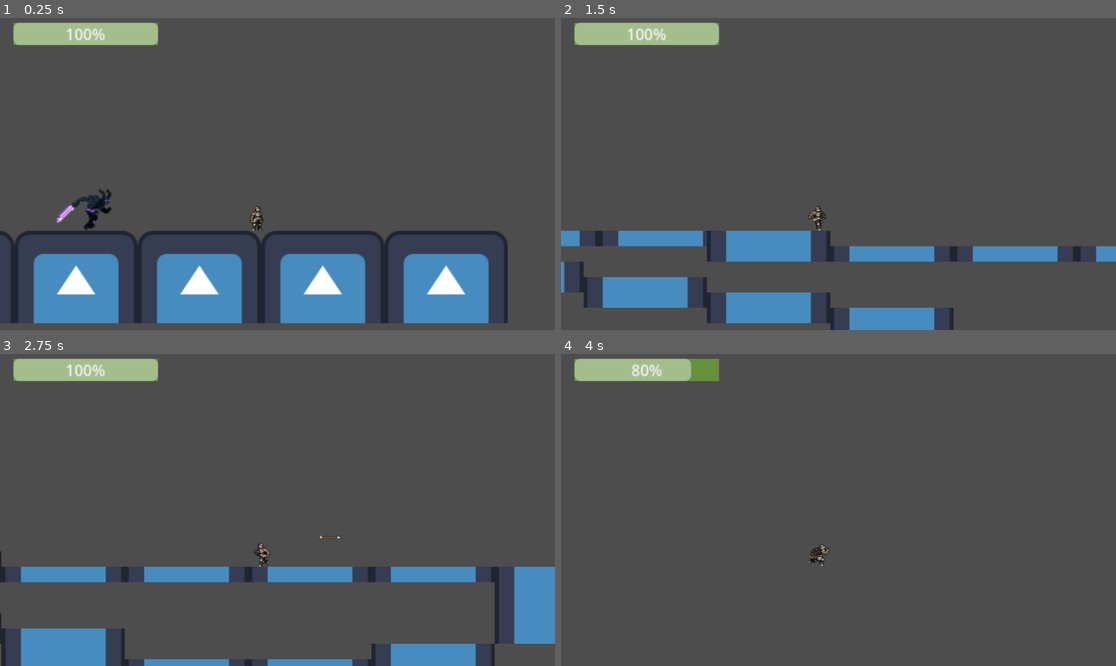
Above: before the commit, frames 1-4 (two rows, left to right).
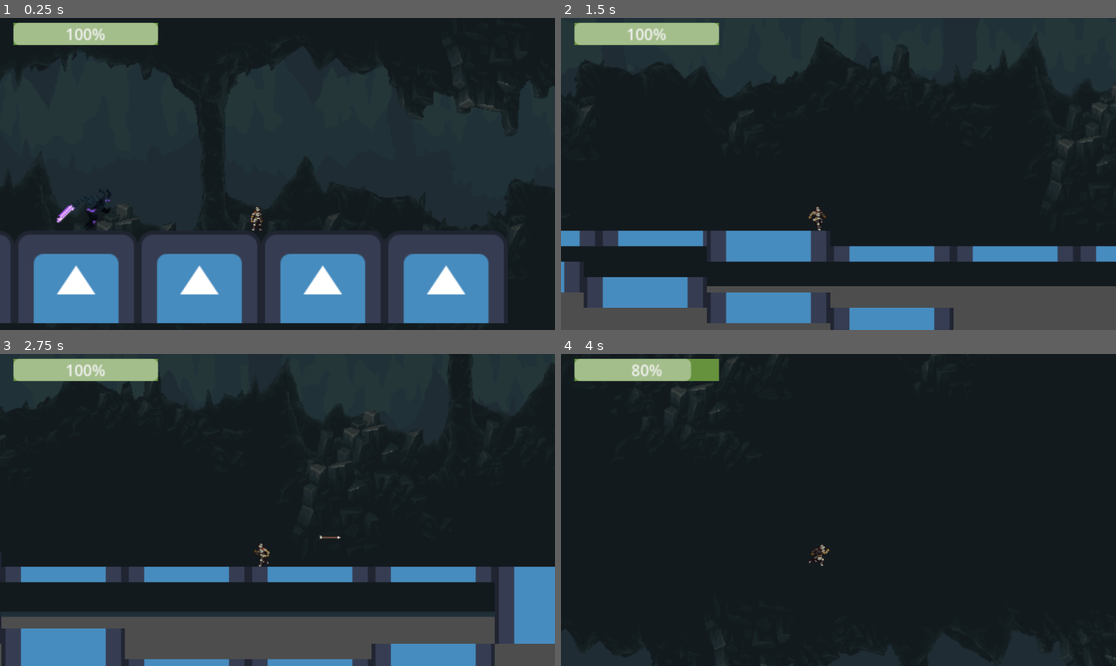
Above: after the commit, the same moments.

Repository: Xenon480/IST-Assignment-4
Game: Godot game, scene res://Level1.tscn
Two runs of this game, one before a commit and one after it. Both use one fixed random seed, a clock stepped at 60 frames per second and the inputs below. The engine's default icon, where the game draws it, is replaced by a stand-in: a white triangle on a blue panel in a dark square.
Inputs (mouse positions are in pixels of both pictures, inside the frame that each line leads up to):
- Up to frame 1 (0.25 s): no input
- Up to frame 2 (1.5 s): move the mouse to (960, 158) at 0.52 s; hold D (move_right) from 0.53 s (still down); tap E (Dash) at 0.6 s; tap Space (jump) at 0.77 s; move the mouse to (727, 189) at 1.27 s; click (727, 189) at 1.35 s
- Up to frame 3 (2.75 s): tap Space (jump) at 1.52 s; move the mouse to (333, 441) at 2.02 s; release D (move_right) at 2.03 s; hold A (move_left) from 2.03 s (still down); tap F (Parry) at 2.1 s
- Up to frame 4 (4 s): move the mouse to (810, 572) at 2.77 s; release A (move_left) at 2.78 s; hold D (move_right) from 2.78 s (still down); tap C (slide) at 2.85 s; tap Space (jump) at 3.02, 3.77 s; move the mouse to (1005, 556) at 3.52 s; tap E (Dash) at 3.6 s

The runs differ from the first frame. In frame 1, 71% of the frame differs, in the area x 0-100%, y 0-100%; in frame 2, 77%; in frame 3, 76%; in frame 4, 98%.

Commit message:
paralalx

Diff:
--- a/ist-assignment/Level1.tscn
+++ b/ist-assignment/Level1.tscn
@@ -1,9 +1,12 @@
-[gd_scene load_steps=5 format=3 uid="uid://daxm737snsble"]
+[gd_scene load_steps=8 format=3 uid="uid://daxm737snsble"]
 
 [ext_resource type="PackedScene" uid="uid://drjj30mex81by" path="res://Tilemap.tscn" id="2_86dq5"]
 [ext_resource type="PackedScene" uid="uid://b6ky51hpnw00j" path="res://Swordman.tscn" id="4_wycpy"]
 [ext_resource type="PackedScene" uid="uid://benrwa8mmy06w" path="res://character_body_2d.tscn" id="5_1mo3v"]
+[ext_resource type="Texture2D" uid="uid://cbimvvqed7pd1" path="res://CAVE ASSETS/background1.png" id="5_7ljh2"]
 [ext_resource type="PackedScene" uid="uid://bv4yquhcrcg6u" path="res://Archer.tscn" id="5_584uq"]
+[ext_resource type="Texture2D" uid="uid://b8cbo0lne5gy5" path="res://CAVE ASSETS/background2.png" id="6_tw1qn"]
+[ext_resource type="Texture2D" uid="uid://dnefug87dpaan" path="res://CAVE ASSETS/background3.png" id="7_4dlan"]
 
 [node name="Node2D" type="Node2D"]
 
@@ -20,3 +23,30 @@
 [node name="Archer" parent="." instance=ExtResource("5_584uq")]
 position = Vector2(-49, 181)
 metadata/GettingHit = false
+
+[node name="ParallaxBackground" type="ParallaxBackground" parent="."]
+scroll_offset = Vector2(1000, 0)
+
+[node name="ParallaxLayer" type="ParallaxLayer" parent="ParallaxBackground"]
+position = Vector2(521, 37)
+motion_scale = Vector2(0.3, 0.3)
+motion_mirroring = Vector2(960, 480)
+
+[node name="Sprite2D" type="Sprite2D" parent="ParallaxBackground/ParallaxLayer"]
+texture = ExtResource("5_7ljh2")
+
+[node name="ParallaxLayer2" type="ParallaxLayer" parent="ParallaxBackground"]
+position = Vector2(521, 37)
+motion_scale = Vector2(0.5, 0.5)
+motion_mirroring = Vector2(960, 480)
+
+[node name="Sprite2D" type="Sprite2D" parent="ParallaxBackground/ParallaxLayer2"]
+texture = ExtResource("6_tw1qn")
+
+[node name="ParallaxLayer3" type="ParallaxLayer" parent="ParallaxBackground"]
+position = Vector2(521, 37)
+motion_scale = Vector2(0.7, 0.7)
+motion_mirroring = Vector2(960, 480)
+
+[node name="Sprite2D" type="Sprite2D" parent="ParallaxBackground/ParallaxLayer3"]
+texture = ExtResource("7_4dlan")
Not shown: 1 places in ist-assignment/character_body_2d.tscn that only renumber resources
